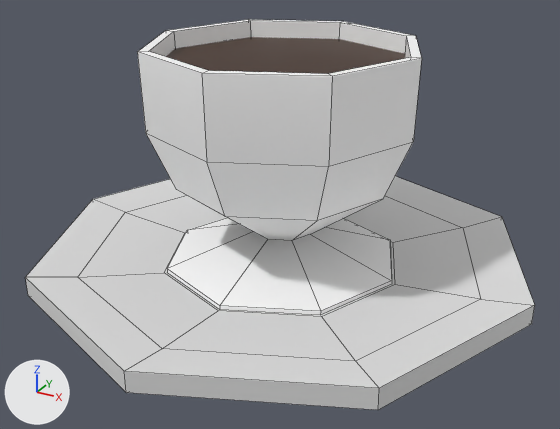
Before and after pictures for a commit that changed the Blender file Food/food-tea.blend.
Before and after are seen from a 50 mm lens placed at (1.312, -2.409, 1.522), pointed at (0.021, -0.063, 0.349). Every picture has the same lights, and +X, +Y and +Z are marked at lower left. Mesh edges are drawn as thin lines.

Names of what the first picture shows: 'Tea_Mesh'.
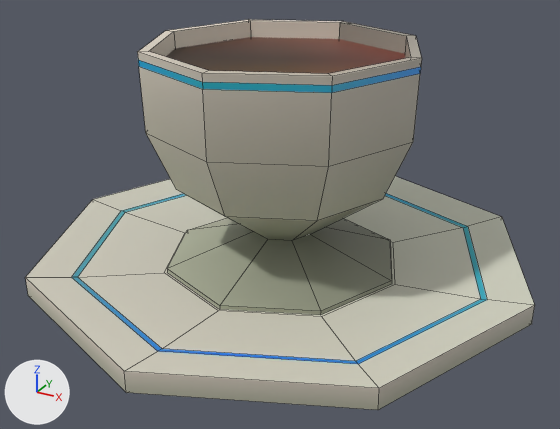
Commit message: updated color palette to be 1 pixel sort of

Pixel boxes (x1, y1, x2, y2) of what changed, in the pictures (560 x 429 px):
'Tea_Mesh', surface changed, reshaped (white to grey): (25, 19, 535, 410) in both
part 1 of me_cylinder_001, built on: (26, 52, 535, 388) in both
part 2 of me_cylinder_001, surface changed (white to grey): (25, 19, 535, 410) in both

Edits to the bpy script that builds the scene:
```text
Add img_palette_psd:
    img_palette_psd = load_image('palette.psd', '../palette-assets/palette.png', 32, 32, 'sRGB')
Change mat_pixelfoodassetscolor:
    mat_pixelfoodassetscolor.texture: img_colortilemap_png -> img_palette_psd
Change me_cylinder_001:
    used by ob_tea_mesh; parent = ob_tea; location = (0.0, 0.0, 0.154)
    remove me_cylinder_001.from_pydata(...)  # 176 vertices, 155 faces; spans x -0.97..0.97, y -0.97..0.97, z -0.13..0.82
    add me_cylinder_001.from_pydata(...)  # 200 vertices, 179 faces; spans x -0.97..0.97, y -0.97..0.97, z -0.13..0.82
    me_cylinder_001 part 1
    16 faces are deleted
    24 vertices are added at x -0.81..0.81, y -0.81..0.81, z 0.01..0.8
    40 new faces join them
    me_cylinder_001 part 2: 139 kept faces spanning x -0.97..0.97, y -0.97..0.97, z -0.13..0.82 get new texture (UV) coordinates
```
